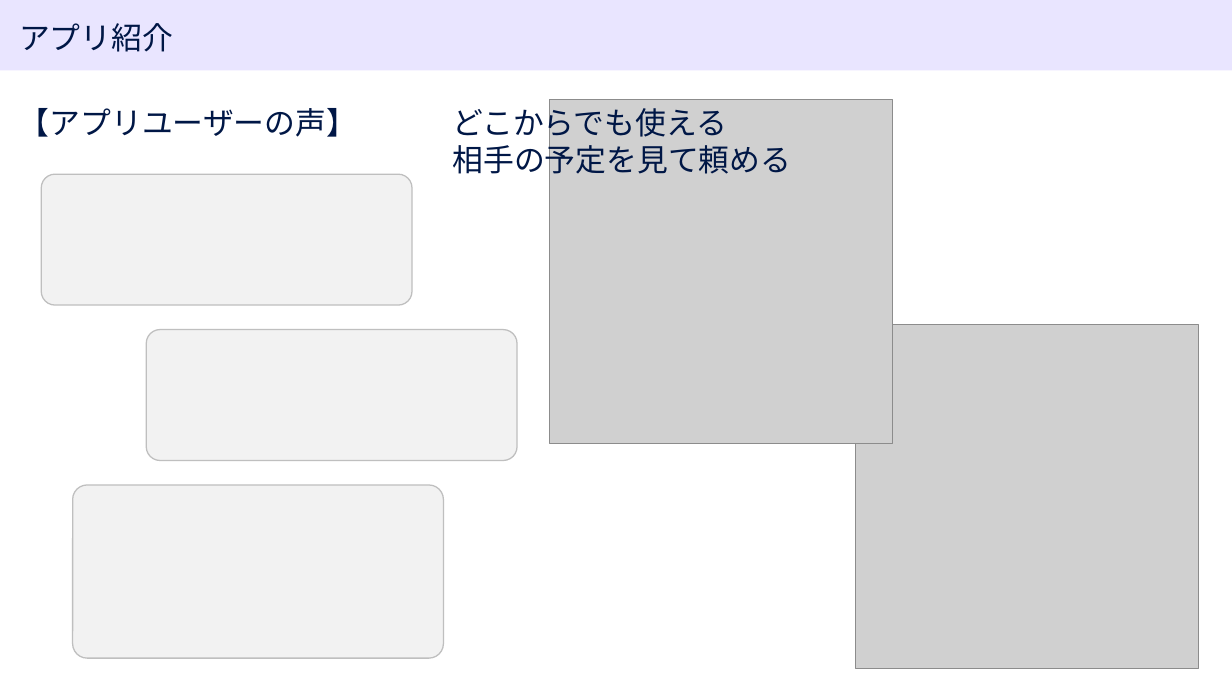
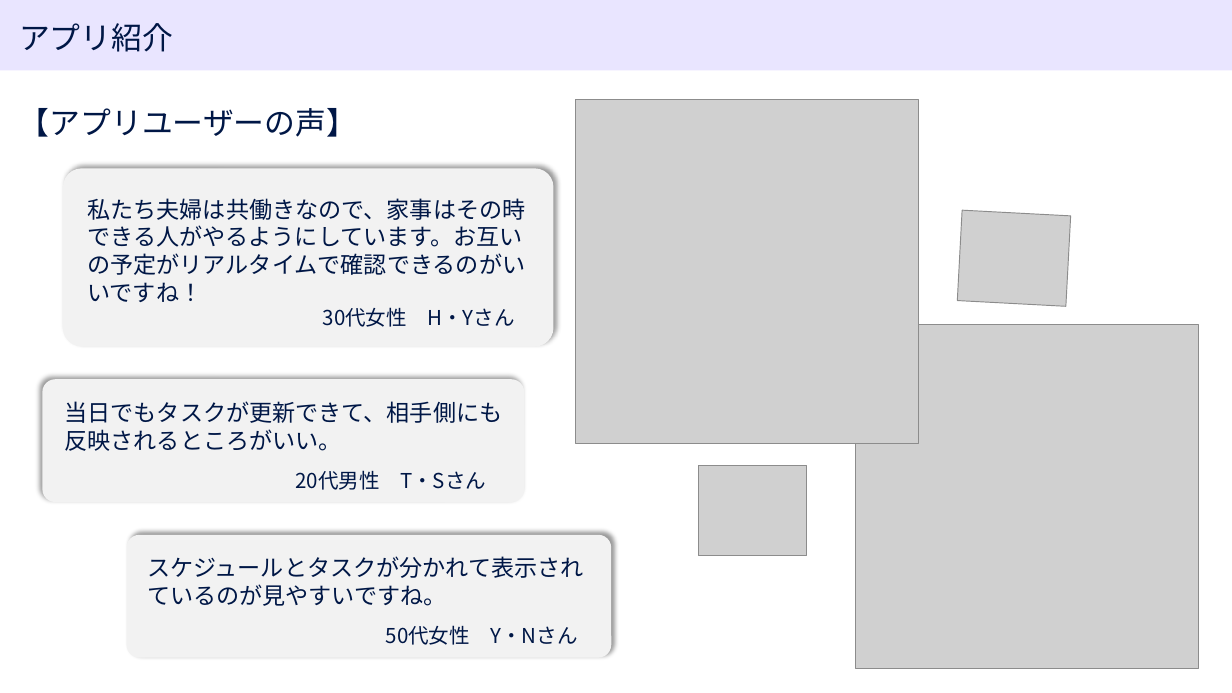
Before and after one commit to plusdojo2024/C2, a slide deck: slide 10 of doc/発表資料/アプリ開発成果発表会スライド.pptx. Drawn at 1232x693 pixels with LibreOffice and Linux fonts; fonts in the diff are those of the drawing; grey boxes stand for pictures. Boxes give left, top, right and bottom in pixels: in the first picture for what was removed or moved away, otherwise in the second. Text is boxed around its words. In the diff, an @@ line names an element or a change of style, - is before the commit and + after.

```diff
--- a/doc/発表資料/アプリ開発成果発表会スライド.pptx
+++ b/doc/発表資料/アプリ開発成果発表会スライド.pptx
@@ picture moved from (x1=550, y1=100, x2=894, y2=444) to (x1=576, y1=100, x2=920, y2=444) @@
@@ rounded rectangle resized from (x1=42, y1=175, x2=412, y2=306) to (x1=63, y1=168, x2=554, y2=347) @@
@@ rounded rectangle at (x1=63, y1=168, x2=554, y2=347): outline #BFBFBF 1 pt to none; shadow on @@
@@ text at (x1=87, y1=198, x2=525, y2=302): text changed; size 24 to 18 pt @@
-どこからでも使える
-相手の予定を見て頼める
+私たち夫婦は共働きなので、家事はその時できる人がやるようにしています。お互いの予定がリアルタイムで確認できるのがいいですね！
@@ picture added at (x1=958, y1=210, x2=1072, y2=306) @@
@@ text added at (x1=323, y1=307, x2=514, y2=327), 16 pt, text #001746 @@
+30代女性 H・Yさん
@@ rounded rectangle at (x1=43, y1=379, x2=525, y2=502): outline #BFBFBF 1 pt to none; shadow on @@
@@ rounded rectangle resized from (x1=146, y1=330, x2=517, y2=461) to (x1=43, y1=379, x2=525, y2=502) @@
@@ text added at (x1=65, y1=401, x2=503, y2=451), 18 pt, text #001746 @@
+当日でもタスクが更新できて、相手側にも反映されるところがいい。
@@ text added at (x1=295, y1=470, x2=486, y2=490), 16 pt, text #001746 @@
+20代男性 T・Sさん
@@ picture added at (x1=699, y1=465, x2=808, y2=555) @@
@@ rounded rectangle removed at (x1=73, y1=485, x2=444, y2=658) @@
@@ rounded rectangle added at (x1=127, y1=535, x2=612, y2=658), fill #F2F2F2 @@
@@ text added at (x1=147, y1=556, x2=584, y2=606), 18 pt, text #001746 @@
+スケジュールとタスクが分かれて表示されているのが見やすいですね。
@@ text added at (x1=386, y1=625, x2=577, y2=645), 16 pt, text #001746 @@
+50代女性 Y・Nさん
```
Also in this commit, not shown: 1 other slide changed.
